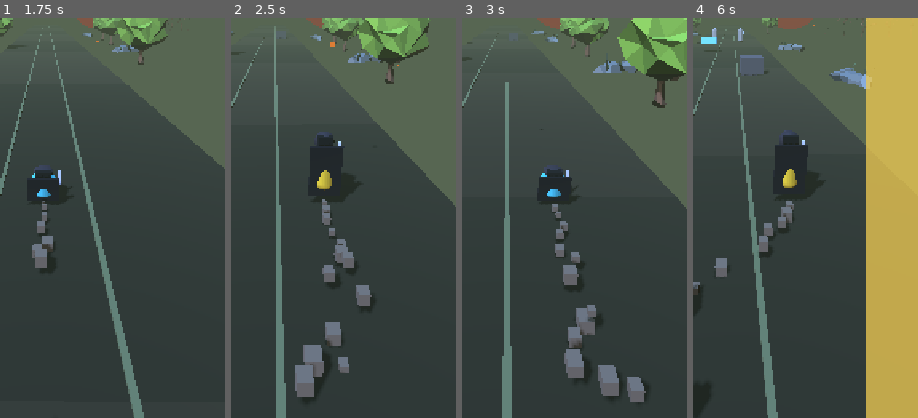
Above: before the commit, frames 1-4 (left to right).
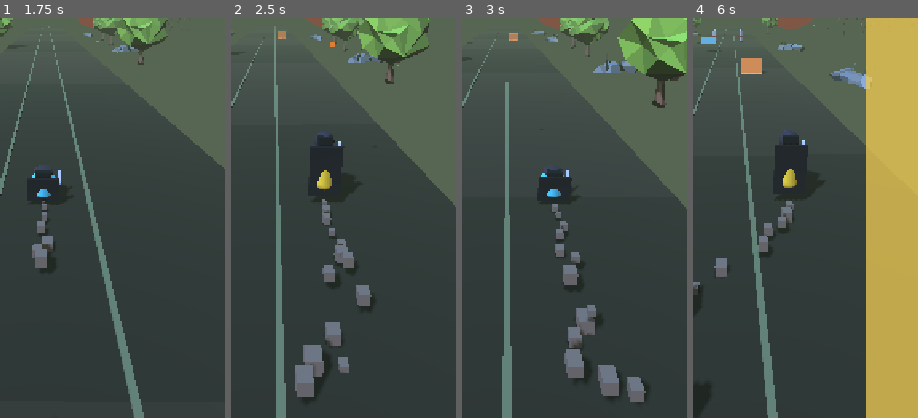
Above: after the commit, the same moments.

Repository: DanielEleojo/tribulation
Game: Godot game, scene res://scenes/game.tscn
Same seed, same stepped clock (60 frames per second), same inputs: the game is played once before the commit and once after it.
Inputs (mouse positions are % of the whole screen's width and height, from its top left):
- Up to frame 1 (1.75 s): tap Enter (restart) at 0.5 s; move the mouse to (72, 45) at 0.52 s; hold Right (move_right) 0.53-1.28 s; tap Down (slide) at 0.6, 1.55 s; click (72, 45) at 0.67 s; tap Space (jump) at 0.77, 1.52 s; move the mouse to (30, 55) at 1.27 s; hold Left (move_left) from 1.28 s (still down); tap F (slash) at 1.35 s
- Up to frame 2 (2.5 s): move the mouse to (60, 28) at 2.02 s; release Left (move_left) at 2.03 s; hold Right (move_right) from 2.03 s (still down); tap Down (slide) at 2.1 s
- Up to frame 3 (3 s): keep holding Right (move_right); move the mouse to (45, 70) at 2.77 s; tap Down (slide) at 2.85 s; click (45, 70) at 2.92 s
- Up to frame 4 (6 s): tap Space (jump) at 3.02, 3.77, 4.52 s; move the mouse to (80, 65) at 3.52 s; release Right (move_right) at 3.53 s; hold Left (move_left) 3.53-5.78 s; tap F (slash) at 3.6, 5.85 s; tap Down (slide) at 3.8, 4.35, 5.1 s; move the mouse to (20, 35) at 4.27 s; move the mouse to (55, 50) at 5.02 s; click (55, 50) at 5.17 s; move the mouse to (35, 25) at 5.77 s; hold Right (move_right) from 5.78 s (still down)
The pictures show only the part of the screen within x 40-90%, y 42-92%; the shares and areas given below are measured in that part.

Frame 1 is identical in both runs. In frame 2, less than 0.1% of the frame differs, in the area x 20-25%, y 3-6%; in frame 3, less than 0.1%; in frame 4, 0.7%, in the area x 3-32%, y 2-15%.

Commit message:
Phase 4.A: murim attack re-skin + escalating foe martial-tiers

Diff:
--- a/scripts/game.gd
+++ b/scripts/game.gd
@@ -46,6 +46,23 @@
 	{"name": "Dread Form",      "souls": 40, "color": Color(0.20, 0.04, 0.10), "range": 8.5, "tol": 4.0, "shield": 2, "speed": 1.25, "sprint": 3.0},
 ]
 var realm: int = 0
+
+## The pursuing martial artists also cultivate: their rank rises over the run, and
+## their techniques (the hazards you dodge) grow visually from a dull flicker to a
+## blazing heaven-cleaving wave. accent = qi color, energy = glow, scale = size.
+var _tiers: Array = [
+	{"name": "Third-rate",   "accent": Color(0.75, 0.75, 0.80), "energy": 0.7, "scale": 0.90},
+	{"name": "Second-rate",  "accent": Color(0.50, 0.70, 1.00), "energy": 1.1, "scale": 1.00},
+	{"name": "First-rate",   "accent": Color(0.40, 1.00, 0.60), "energy": 1.5, "scale": 1.12},
+	{"name": "Peak",         "accent": Color(0.85, 0.50, 1.00), "energy": 2.0, "scale": 1.25},
+	{"name": "Transcendent", "accent": Color(1.00, 0.90, 0.55), "energy": 2.7, "scale": 1.45},
+]
+const TIER_DIST: Array = [0, 140, 320, 560, 860]   # "li fled" thresholds for each rank
+var enemy_tier: int = 0
+
+## Current foe-rank style, read by the spawner when building a technique/hazard.
+func tier_style() -> Dictionary:
+	return _tiers[enemy_tier]
 
 func _ready() -> void:
 	add_to_group("game")
@@ -126,6 +143,17 @@
 	if _hud != null and _player != null:
 		_hud.set_shields(_player.get_shields())
 
+	# The hunters cultivate: raise their rank as we flee deeper.
+	if _player != null:
+		var d: int = _player.get_distance()
+		var t: int = 0
+		for i in range(TIER_DIST.size()):
+			if d >= int(TIER_DIST[i]):
+				t = i
+		if t != enemy_tier:
+			enemy_tier = t
+			_on_tier_up()
+
 	# The Heavenly Net steadily closes; full closure is death.
 	net = minf(1.0, net + net_close_rate * delta)
 	net_changed.emit(net)
@@ -193,6 +221,15 @@
 		_player.on_breakthrough(rcolor)
 	if rname == "Dread Form":
 		_enter_dread_form()
+
+## Announce a stronger rank of pursuer closing in.
+func _on_tier_up() -> void:
+	var tname: String = String(_tiers[enemy_tier]["name"])
+	if _hud != null:
+		_hud.show_banner(tname + " Martial Artists")
+		_hud.flash(Color(0.55, 0.65, 1.0))
+	_sfx("breakthrough")
+	_shake(0.3)
 
 ## Environment theme by realm: forest flight (early) -> sect grounds at night (mid).
 ## Dread Form's hellscape is applied separately in _enter_dread_form.
--- a/scripts/spawner.gd
+++ b/scripts/spawner.gd
@@ -117,41 +117,75 @@
 		e.position = Vector3(float(lane - 1) * LANE_WIDTH, 0.0, z)
 		add_child(e)
 
+# Plane-coded base hues so the player reads the required dodge at a glance.
+const HUE_LOW := Color(1.0, 0.5, 0.12)    # amber — ground sword-qi (JUMP)
+const HUE_HIGH := Color(0.30, 0.80, 1.0)  # cyan — high blade-qi (SLIDE)
+
+func _tier() -> Dictionary:
+	if game != null and game.has_method("tier_style"):
+		return game.tier_style()
+	return {"accent": Color(0.8, 0.8, 0.85), "energy": 1.0, "scale": 1.0}
+
 func _make_barrier(is_block: bool, width: float) -> Area3D:
+	var ts := _tier()
+	var accent: Color = ts["accent"]
+	var energy: float = ts["energy"]
+	var sc: float = ts["scale"]
 	if is_block:
-		# Heavenly Seal: a stone stele with a glowing rune facing the player.
+		# Earth-Splitting Sweep — a low crescent of sword-qi skimming the ground (JUMP).
 		var size := Vector3(width, BLOCK_HEIGHT, BLOCK_DEPTH)
 		var cy := BLOCK_HEIGHT * 0.5
 		var area := _make_area(size, cy, false)
-		_add_box(area, size, Vector3(0.0, cy, 0.0), Color(0.36, 0.35, 0.40), Color.BLACK, false)
-		var rune_w := minf(width, 1.6)
-		_add_box(area, Vector3(rune_w, 0.9, 0.08), Vector3(0.0, cy, -BLOCK_DEPTH * 0.5 - 0.06), Color(0.95, 0.8, 0.35), Color(1.0, 0.65, 0.2), true)
+		_add_glow(area, Vector3(width * sc, BLOCK_HEIGHT * 0.85, 0.35), Vector3(0.0, cy, 0.0), HUE_LOW, accent, energy)
+		_add_glow(area, Vector3(width * sc, 0.14, 0.7), Vector3(0.0, 0.07, 0.0), HUE_LOW, accent, energy * 1.4)  # bright ground line
 		return area
 	else:
-		# Formation array: a humming energy beam to slide under.
+		# Heaven-Cleaving Slash — high blade-qi at head height (SLIDE).
 		var size := Vector3(width, BAR_HEIGHT, BAR_DEPTH)
 		var cy := BAR_BOTTOM_Y + BAR_HEIGHT * 0.5
 		var area := _make_area(size, cy, false)
-		_add_box(area, size, Vector3(0.0, cy, 0.0), Color(0.45, 0.8, 1.0), Color(0.3, 0.7, 1.0), true)
+		_add_glow(area, Vector3(width * sc, BAR_HEIGHT, 0.3), Vector3(0.0, cy, 0.0), HUE_HIGH, accent, energy)
 		return area
 
 func _make_enemy() -> Area3D:
-	# Sect disciple: a robed body with a glinting blade.
+	# Blocking Disciple — a robed martial artist; blade glows by their rank.
+	var ts := _tier()
+	var accent: Color = ts["accent"]
+	var energy: float = ts["energy"]
+	var sc: float = ts["scale"]
 	var cy := ENEMY_SIZE.y * 0.5
 	var area := _make_area(ENEMY_SIZE, cy, true)
+	var holder := Node3D.new()
+	holder.scale = Vector3(sc, sc, sc)   # higher-rank foes loom larger (visual only)
+	area.add_child(holder)
 	var body := MeshInstance3D.new()
 	var cap := CapsuleMesh.new()
 	cap.radius = 0.42
 	cap.height = ENEMY_SIZE.y
 	body.mesh = cap
 	var rmat := StandardMaterial3D.new()
-	rmat.albedo_color = Color(0.82, 0.83, 0.90)   # righteous-sect robe
+	rmat.albedo_color = Color(0.82, 0.83, 0.90).lerp(accent, 0.25)   # robe tinted by rank-qi
 	body.material_override = rmat
 	body.position = Vector3(0.0, cy, 0.0)
-	area.add_child(body)
-	_add_box(area, Vector3(0.9, 0.18, 0.9), Vector3(0.0, cy - 0.1, 0.0), Color(0.55, 0.10, 0.12), Color.BLACK, false)  # sash
-	_add_box(area, Vector3(0.08, 1.3, 0.08), Vector3(0.5, cy + 0.2, -0.1), Color(0.80, 0.85, 0.90), Color(0.4, 0.6, 0.9), true)  # blade
+	holder.add_child(body)
+	_add_box(holder, Vector3(0.9, 0.18, 0.9), Vector3(0.0, cy - 0.1, 0.0), Color(0.55, 0.10, 0.12), Color.BLACK, false)  # sash
+	_add_glow(holder, Vector3(0.09, 1.35, 0.09), Vector3(0.5, cy + 0.2, -0.1), Color(0.85, 0.88, 0.95), accent, energy * 1.2)  # qi blade
 	return area
+
+## A glowing energy mesh: dark base hue, emission pushed toward the rank's qi color.
+func _add_glow(parent: Node3D, size: Vector3, pos: Vector3, hue: Color, accent: Color, energy: float) -> void:
+	var m := MeshInstance3D.new()
+	var bm := BoxMesh.new()
+	bm.size = size
+	m.mesh = bm
+	var mat := StandardMaterial3D.new()
+	mat.albedo_color = hue.darkened(0.3)
+	mat.emission_enabled = true
+	mat.emission = hue.lerp(accent, 0.45)
+	mat.emission_energy_multiplier = energy
+	m.material_override = mat
+	m.position = pos
+	parent.add_child(m)
 
 func _make_area(size: Vector3, center_y: float, is_enemy: bool) -> Area3D:
 	# Collision-only trigger; callers add the visual meshes.
Not shown, changed: devlog.txt
Not shown, added: scripts/scenery.gd.uid
Not shown, added: MURIM_DESIGN.md
